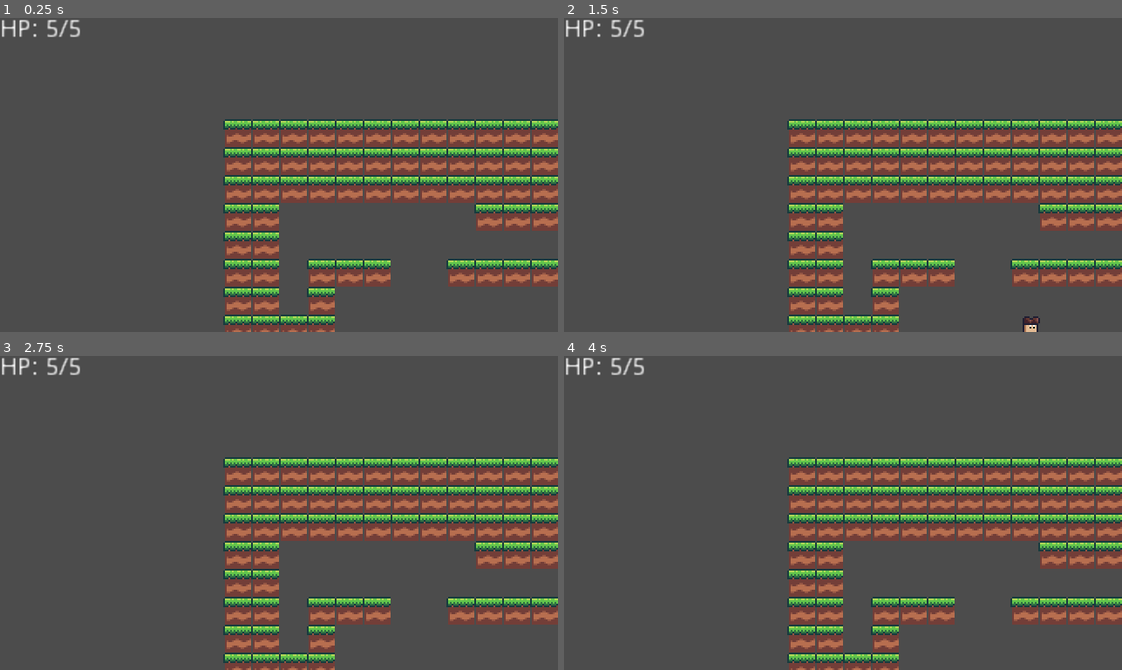
Above: before the commit, frames 1-4 (two rows, left to right).
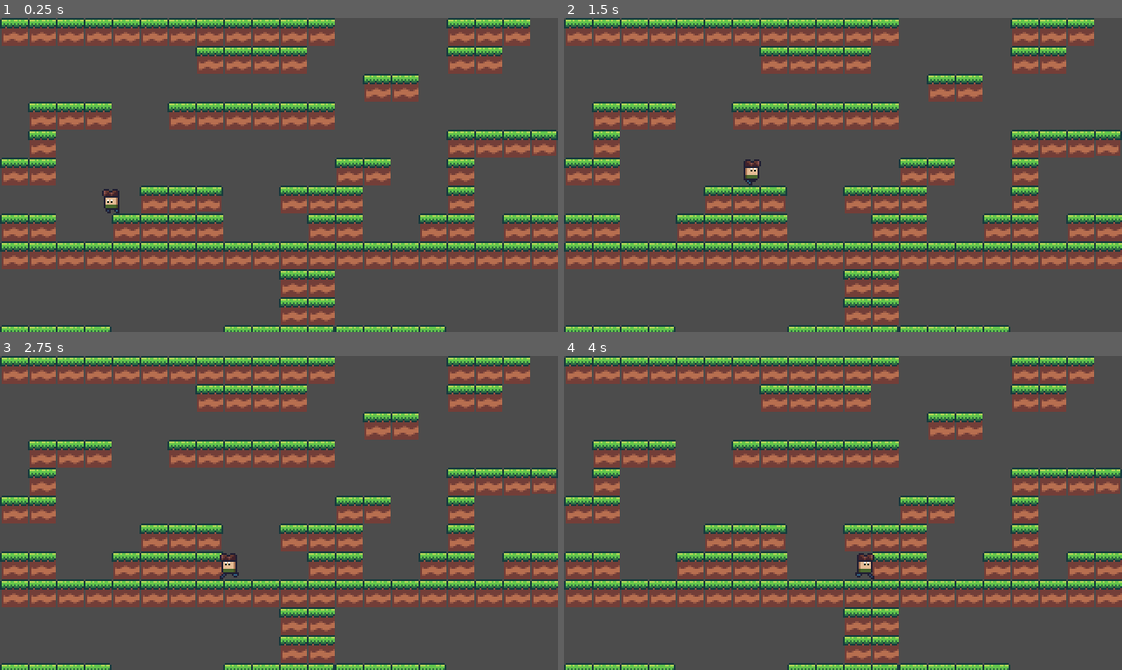
Above: after the commit, the same moments.

Repository: jasonrobwebster/Cave
Game: Godot game, scene res://scenes/debugGrassLevel.tscn
Same seed, same stepped clock (60 frames per second), same inputs: the game is played once before the commit and once after it. This scene is started directly instead of the project's main scene.
Inputs:
- Up to frame 1 (0.25 s): no input
- Up to frame 2 (1.5 s): tap Enter at 0.5 s; hold Right (ui_right) from 0.53 s (still down); tap Space (jump) at 0.77 s
- Up to frame 3 (2.75 s): tap Space (jump) at 1.52 s; release Right (ui_right) at 2.03 s; hold Left (ui_left) from 2.03 s (still down)
- Up to frame 4 (4 s): tap Space (jump) at 2.75, 3.02, 3.77 s; release Left (ui_left) at 2.78 s; hold Right (ui_right) from 2.78 s (still down)

The runs differ from the first frame. In frame 1, 53% of the frame differs, in the area x 0-100%, y 0-100%; in frame 2, 53%; in frame 3, 52%; in frame 4, 53%.

Commit message:
removed camera from the random walker example scene

Diff:
--- a/modular/RandomWalker.tscn
+++ b/modular/RandomWalker.tscn
@@ -1,21 +1,14 @@
-[gd_scene load_steps=5 format=2]
+[gd_scene load_steps=4 format=2]
 
 [ext_resource path="res://modular/RandomWalker.gd" type="Script" id=1]
 [ext_resource path="res://modular/GrassRooms.tscn" type="PackedScene" id=2]
 [ext_resource path="res://tiles/grasstiles/GrassTileMap.tscn" type="PackedScene" id=3]
-[ext_resource path="res://ui/PlayerUI.tscn" type="PackedScene" id=4]
 
 [node name="RandomWalker" type="Node2D"]
 script = ExtResource( 1 )
+level_path = NodePath("Level")
 ModularScene = ExtResource( 2 )
 
 [node name="Level" parent="." instance=ExtResource( 3 )]
 
 [node name="Objects" type="Node2D" parent="."]
-
-[node name="Camera2D" type="Camera2D" parent="."]
-current = true
-
-[node name="CanvasLayer" type="CanvasLayer" parent="."]
-
-[node name="PlayerUI" parent="CanvasLayer" instance=ExtResource( 4 )]
